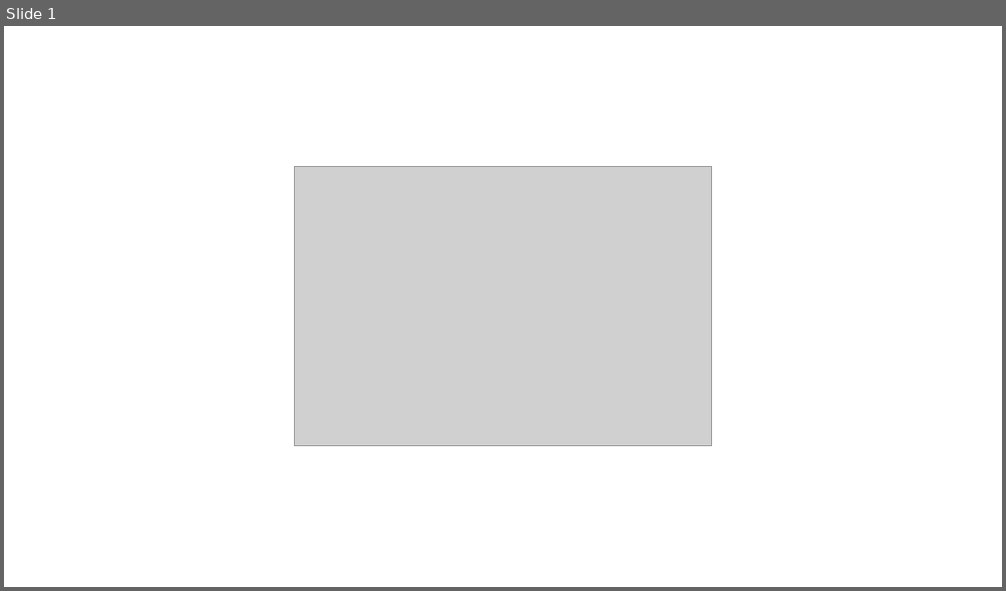
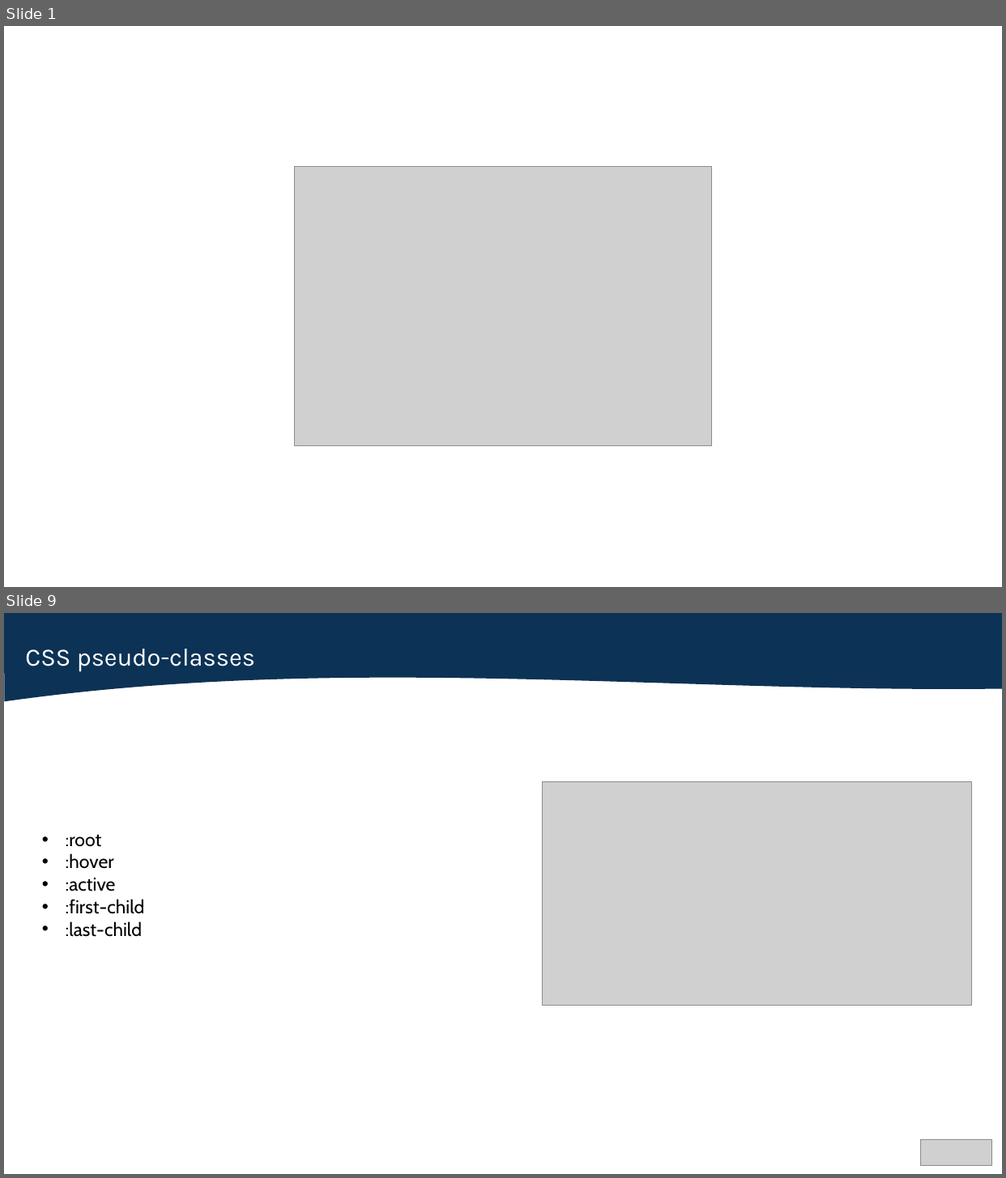
Before and after one commit to Luca-Linh/Odoo-Project, a slide deck: FE_Lesson/Lesson-1.pptx. Shown one above the other, each under a label of ours: slide 1 before the commit, slides 1 and 9 after it; the slides between them are not shown. The pictures are 1006x591 and 1006x1178 pixels, drawn with LibreOffice and Linux fonts; fonts in the diff are those of the drawing; grey boxes stand for pictures. Boxes give left, top, right and bottom in pixels: in the first picture for what was removed or moved away, otherwise in the second. Text is boxed around its words. In the diff, an @@ line names an element or a change of style, - is before the commit and + after.

```diff
--- a/FE_Lesson/Lesson-1.pptx
+++ b/FE_Lesson/Lesson-1.pptx
@@ slide 9 added at (x1=4, y1=613, x2=1002, y2=1174), background #FFFFFF @@
@@ freeform shape added at (x1=4, y1=613, x2=1002, y2=701), fill #0C3255 @@
@@ text added at (x1=25, y1=649, x2=255, y2=672), 24 pt, text #FFFFFF @@
+CSS pseudo-classes
@@ picture added at (x1=543, y1=781, x2=971, y2=1006) @@
@@ text added at (x1=66, y1=834, x2=145, y2=937), 18 pt, text #000000 @@
+• :root
+• :hover
+• :active
+• :first-child
+• :last-child
@@ picture added at (x1=921, y1=1140, x2=992, y2=1165) @@
```
Also in this commit, not shown: 2 slides changed, 11 other slides added.
